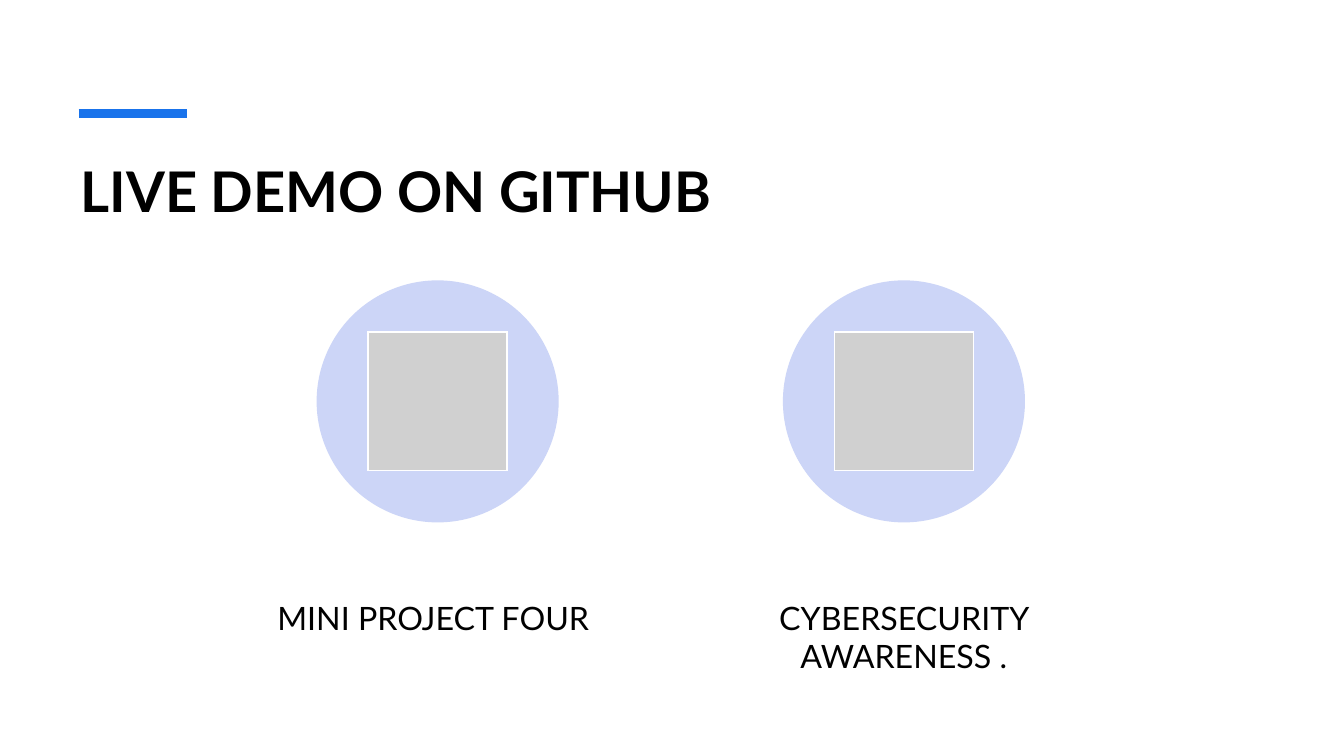
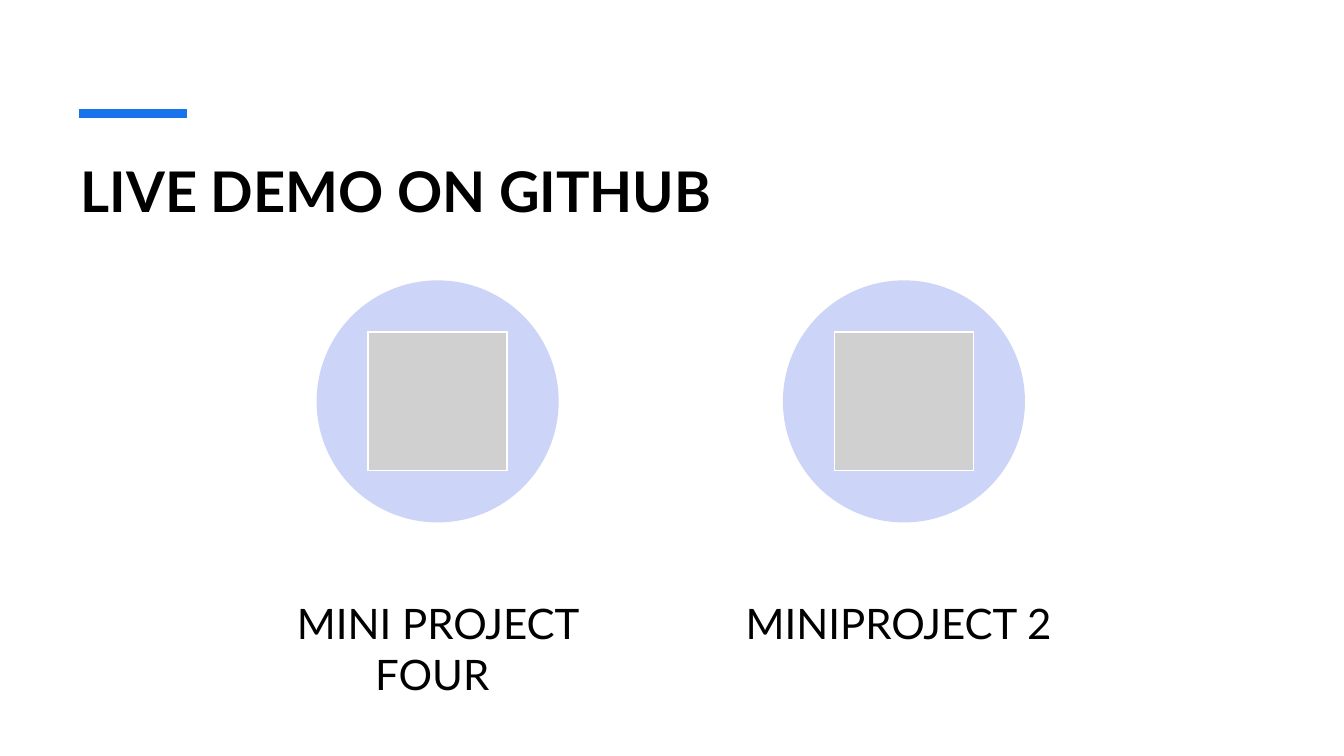
Before and after one commit to samlolenga/COM4401-2026-AS36-3A, a slide deck: slide 15 of 05_Team_Presentation(Viva)/05_Contribution/TEAM PRESENTION.pptx (slide 8 before the commit). Drawn at 1344x756 pixels with LibreOffice and Linux fonts; fonts in the diff are those of the drawing; grey boxes stand for pictures. Boxes give left, top, right and bottom in pixels: in the first picture for what was removed or moved away, otherwise in the second. Text is boxed around its words. In the diff, an @@ line names an element or a change of style, - is before the commit and + after.

```diff
--- a/05_Team_Presentation(Viva)/05_Contribution/TEAM PRESENTION.pptx
+++ b/05_Team_Presentation(Viva)/05_Contribution/TEAM PRESENTION.pptx
@@ text "MINI PROJECT FOUR" at box(297, 608, 579, 691): size 23 to 30 pt; more space between paragraphs @@
@@ text at box(746, 608, 1051, 640): text changed; size 23 to 30 pt @@
-CYBERSECURITY AWARENESS .
+MINIPROJECT 2
```
Also in this commit, not shown: 7 slides added.
